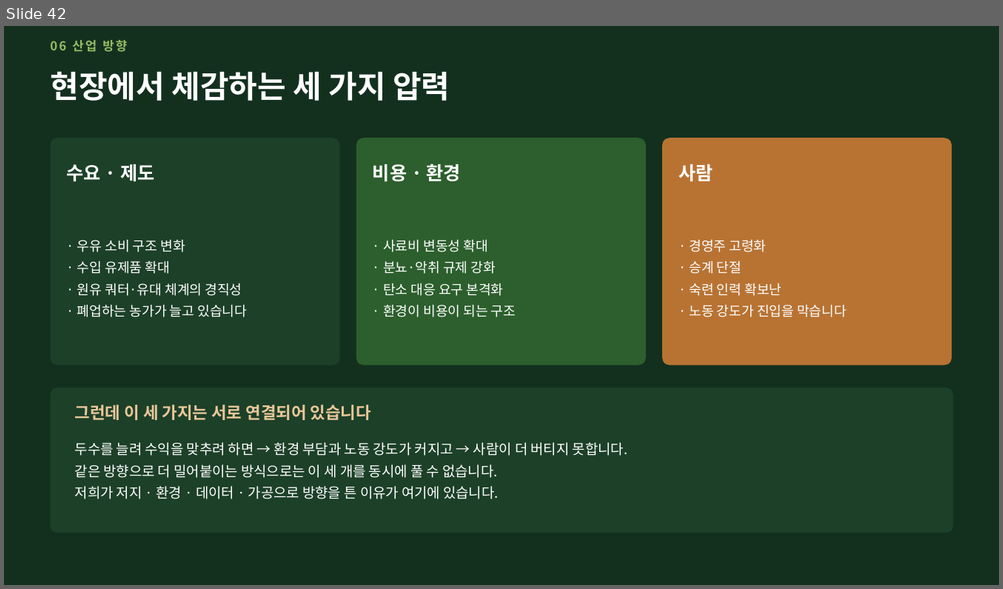
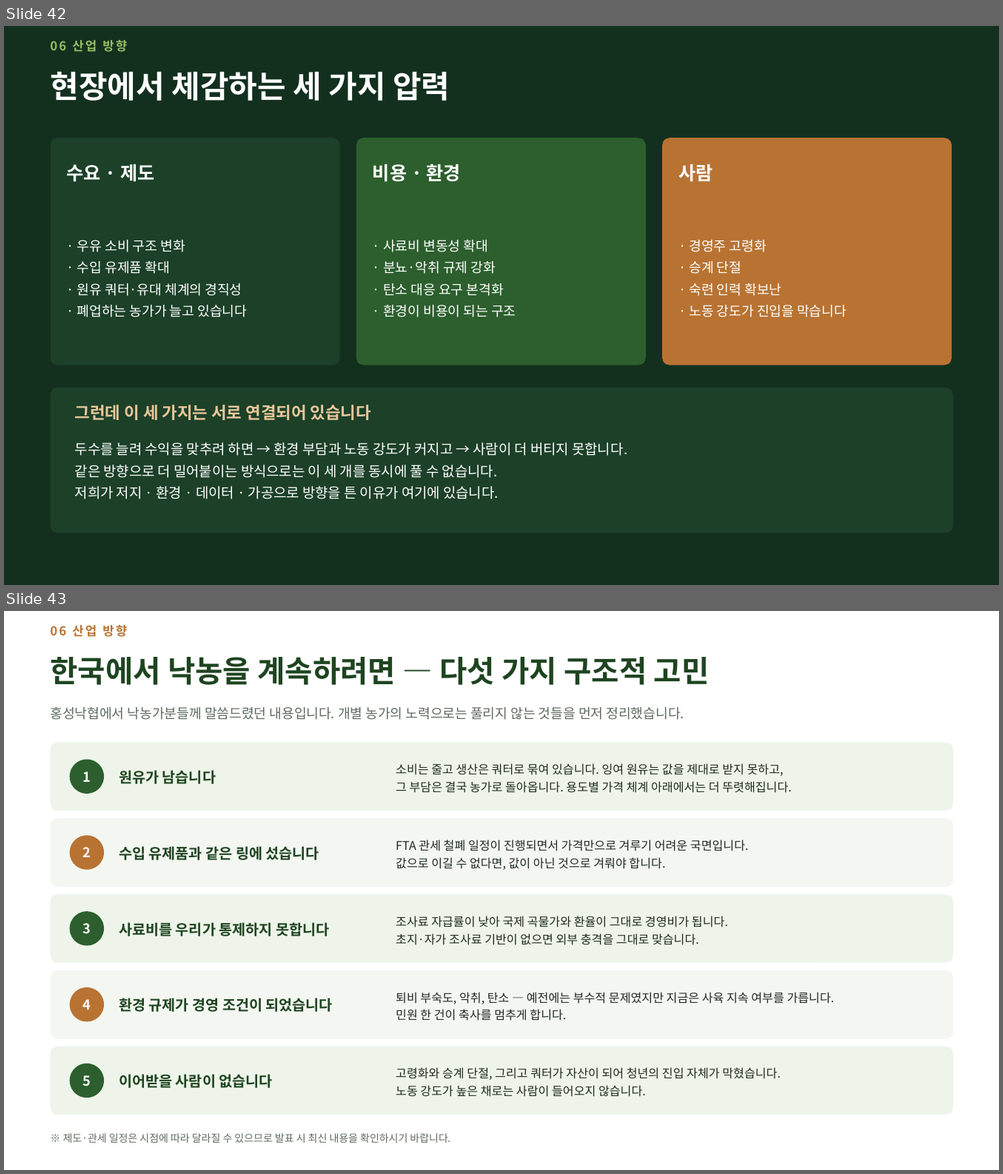
Before and after one commit to hhj3150/Dr-Ha--agent, a slide deck: deliverables/2026-08-10-nias-seminar/저지종_유가공목장_운영_현장사례.pptx. Shown one above the other, each under a label of ours: slide 42 before the commit, slides 42 and 43 after it. The pictures are 1003x589 and 1003x1174 pixels, drawn with LibreOffice and Linux fonts; fonts in the diff are those of the drawing. Boxes give left, top, right and bottom in pixels: in the first picture for what was removed or moved away, otherwise in the second. Text is boxed around its words. In the diff, an @@ line names an element or a change of style, - is before the commit and + after.

```diff
--- a/deliverables/2026-08-10-nias-seminar/저지종_유가공목장_운영_현장사례.pptx
+++ b/deliverables/2026-08-10-nias-seminar/저지종_유가공목장_운영_현장사례.pptx
@@ slide 43 added at bbox=[4, 611, 999, 1170], background #FFFFFF @@
@@ text added at bbox=[50, 625, 127, 637], 12 pt, text #B87333, bold @@
+06 산업 방향
@@ text added at bbox=[50, 657, 709, 685], 29 pt, text #1E4420, bold @@
+한국에서 낙농을 계속하려면 — 다섯 가지 구조적 고민
@@ text added at bbox=[50, 706, 684, 720], 13 pt, text #5E6B5F @@
+홍성낙협에서 낙농가분들께 말씀드렸던 내용입니다. 개별 농가의 노력으로는 풀리지 않는 것들을 먼저 정리했습니다.
@@ rounded rectangle added at bbox=[51, 742, 953, 811], fill #EEF4E9 @@
@@ ellipse added at bbox=[70, 760, 104, 794], fill #2C5F2D @@
@@ text added at bbox=[395, 763, 791, 793], 11.5 pt, text #1F2A20 @@
+소비는 줄고 생산은 쿼터로 묶여 있습니다. 잉여 원유는 값을 제대로 받지 못하고,
+그 부담은 결국 농가로 돌아옵니다. 용도별 가격 체계 아래에서는 더 뚜렷해집니다.
@@ text added at bbox=[82, 772, 91, 782], 13 pt, text #FFFFFF, bold @@
+1
@@ text added at bbox=[119, 770, 216, 784], 14 pt, text #1E4420, bold @@
+원유가 남습니다
@@ rounded rectangle added at bbox=[51, 818, 953, 887], fill #F3F6F1 @@
@@ ellipse added at bbox=[70, 835, 104, 870], fill #B87333 @@
@@ text added at bbox=[82, 847, 91, 857], 13 pt, text #FFFFFF, bold @@
+2
@@ text added at bbox=[119, 846, 319, 860], 14 pt, text #1E4420, bold @@
+수입 유제품과 같은 링에 섰습니다
@@ text added at bbox=[395, 840, 748, 870], 11.5 pt, text #1F2A20 @@
+FTA 관세 철폐 일정이 진행되면서 가격만으로 겨루기 어려운 국면입니다.
+값으로 이길 수 없다면, 값이 아닌 것으로 겨뤄야 합니다.
@@ rounded rectangle added at bbox=[51, 894, 953, 963], fill #EEF4E9 @@
@@ ellipse added at bbox=[70, 911, 104, 946], fill #2C5F2D @@
@@ text added at bbox=[395, 916, 728, 945], 11.5 pt, text #1F2A20 @@
+조사료 자급률이 낮아 국제 곡물가와 환율이 그대로 경영비가 됩니다.
+초지·자가 조사료 기반이 없으면 외부 충격을 그대로 맞습니다.
@@ text added at bbox=[82, 923, 91, 934], 13 pt, text #FFFFFF, bold @@
+3
@@ text added at bbox=[119, 923, 329, 937], 14 pt, text #1E4420, bold @@
+사료비를 우리가 통제하지 못합니다
@@ rounded rectangle added at bbox=[51, 971, 953, 1039], fill #F3F6F1 @@
@@ ellipse added at bbox=[70, 988, 104, 1022], fill #B87333 @@
@@ text added at bbox=[82, 999, 91, 1010], 13 pt, text #FFFFFF, bold @@
+4
@@ text added at bbox=[119, 998, 333, 1012], 14 pt, text #1E4420, bold @@
+환경 규제가 경영 조건이 되었습니다
@@ text added at bbox=[395, 992, 834, 1021], 11.5 pt, text #1F2A20 @@
+퇴비 부숙도, 악취, 탄소 — 예전에는 부수적 문제였지만 지금은 사육 지속 여부를 가릅니다.
+민원 한 건이 축사를 멈추게 합니다.
@@ rounded rectangle added at bbox=[51, 1047, 953, 1116], fill #EEF4E9 @@
@@ ellipse added at bbox=[70, 1064, 104, 1098], fill #2C5F2D @@
@@ text added at bbox=[82, 1076, 91, 1087], 13 pt, text #FFFFFF, bold @@
+5
@@ text added at bbox=[119, 1074, 273, 1088], 14 pt, text #1E4420, bold @@
+이어받을 사람이 없습니다
@@ text added at bbox=[395, 1068, 780, 1097], 11.5 pt, text #1F2A20 @@
+고령화와 승계 단절, 그리고 쿼터가 자산이 되어 청년의 진입 자체가 막혔습니다.
+노동 강도가 높은 채로는 사람이 들어오지 않습니다.
@@ rounded rectangle added at bbox=[51, 1128, 953, 1128], fill #FFFFFF @@
@@ text added at bbox=[63, 1133, 450, 1143], 10 pt, text #5E6B5F @@
+※ 제도·관세 일정은 시점에 따라 달라질 수 있으므로 발표 시 최신 내용을 확인하시기 바랍니다.
```
Also in this commit, not shown: 1 other slide added, 2 other files.
